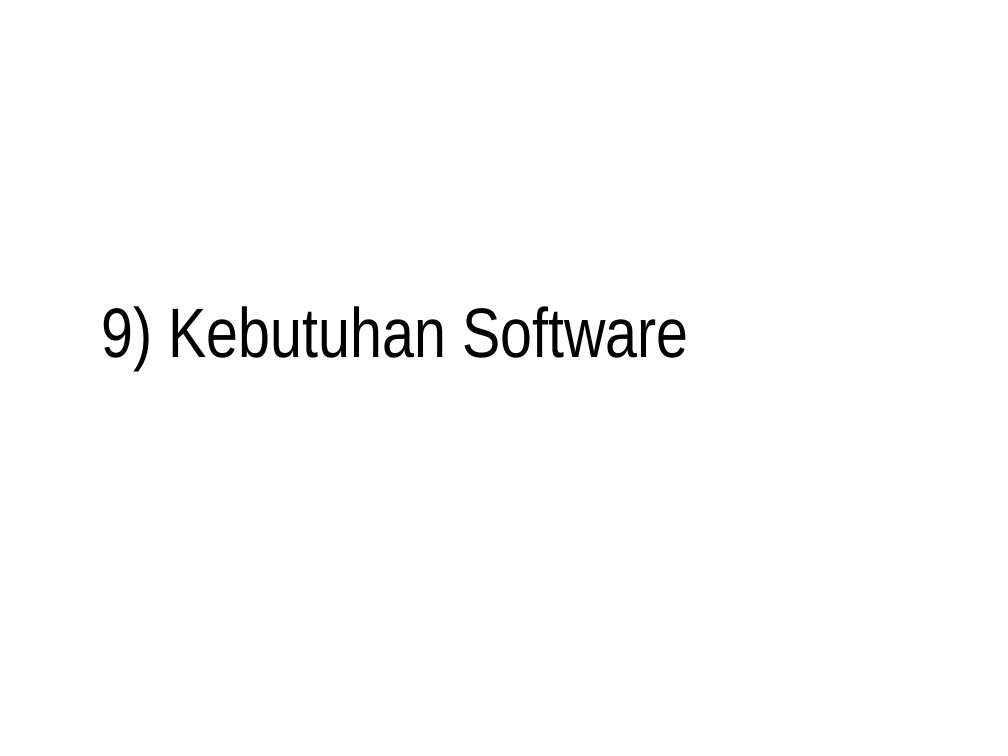
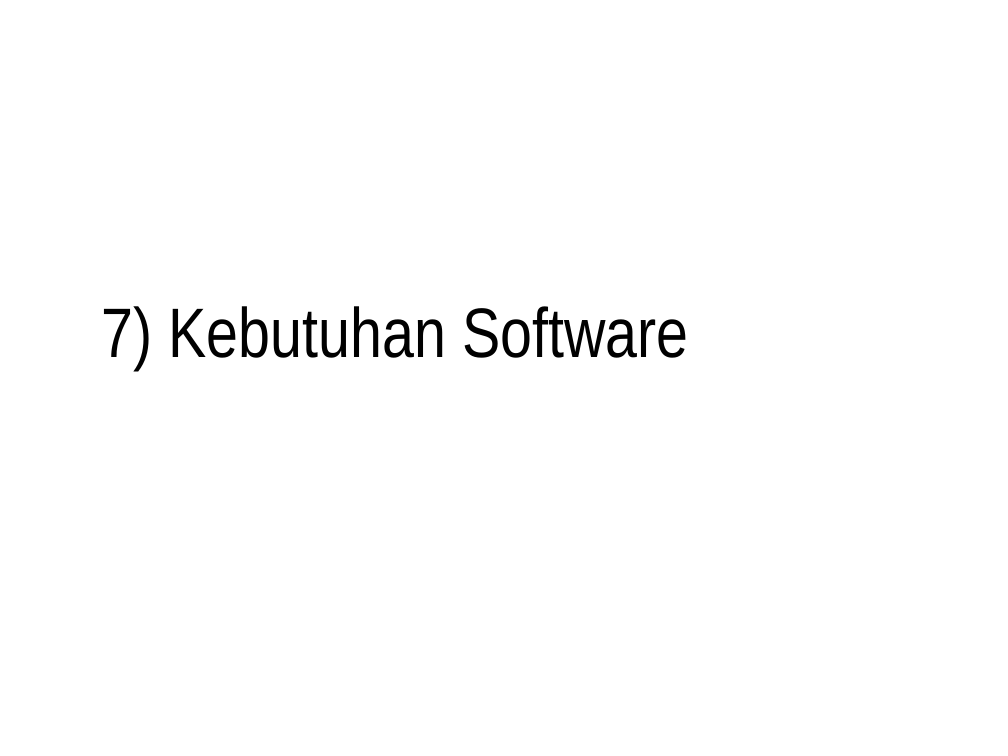
Before and after one commit to doniaft/Analisa-Desain-Sistem-Informasi, a slide deck: slide 33 of 1. Bahan Ajar/01. ADSI - Pendahuluan.pptx (slide 48 before the commit). Drawn at 1008x756 pixels with LibreOffice and Linux fonts; fonts in the diff are those of the drawing. Boxes give left, top, right and bottom in pixels: in the first picture for what was removed or moved away, otherwise in the second. Text is boxed around its words. In the diff, an @@ line names an element or a change of style, - is before the commit and + after.

```diff
--- a/1. Bahan Ajar/01. ADSI - Pendahuluan.pptx
+++ b/1. Bahan Ajar/01. ADSI - Pendahuluan.pptx
@@ title at (x1=102, y1=306, x2=688, y2=370): text changed @@
-9) Kebutuhan Software
+7) Kebutuhan Software
```
Also in this commit, not shown: 9 other slides changed, 1 slide added, 16 slides removed, 1 other file.
